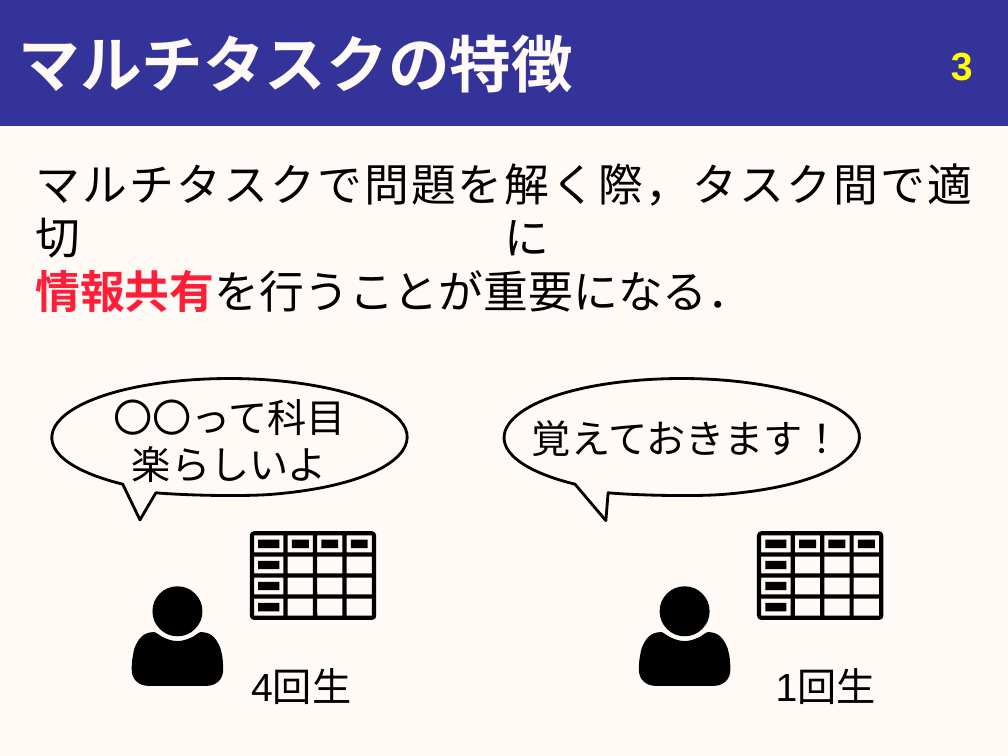
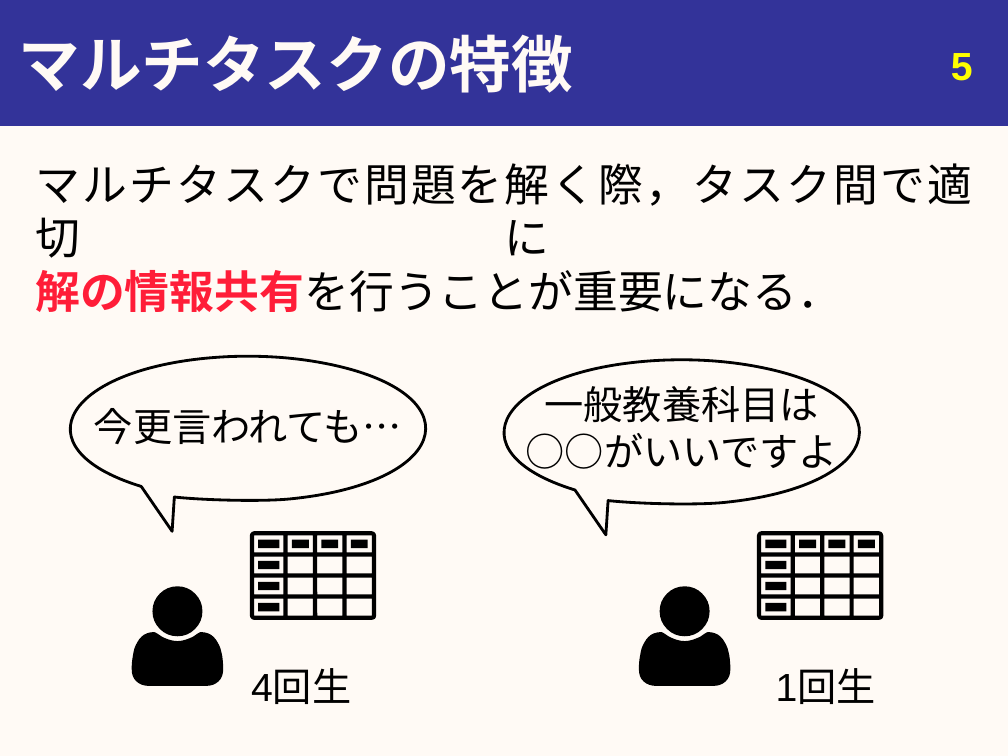
Before and after one commit to youle921/Slide-maintain, a slide deck: slide 6 of abstract/Slides/bachelor_thesis.pptx (slide 4 before the commit). Drawn at 1008x756 pixels with LibreOffice and Linux fonts; fonts in the diff are those of the drawing. Boxes give left, top, right and bottom in pixels: in the first picture for what was removed or moved away, otherwise in the second. Text is boxed around its words. In the diff, an @@ line names an element or a change of style, - is before the commit and + after.

```diff
--- a/abstract/Slides/bachelor_thesis.pptx
+++ b/abstract/Slides/bachelor_thesis.pptx
@@ page number at box(951, 53, 973, 81): text changed @@
-3
+5
@@ text at box(35, 163, 972, 312): text changed @@
-マルチタスクで問題を解く際，タスク間で適切に
-情報共有を行うことが重要になる．
+マルチタスクで問題を解く際，タスク間で適切に
+解の情報共有を行うことが重要になる．
@@ freeform shape: place and size @@
-freeform shape at box(51, 379, 407, 520)
+freeform shape at box(71, 356, 426, 531)
@@ freeform shape: place and size @@
-freeform shape at box(504, 379, 860, 521)
+freeform shape at box(504, 360, 860, 535)
@@ text at box(526, 379, 838, 477): text changed @@
-覚えておきます！
+一般教養科目は
+○○がいいですよ
@@ text added at box(94, 408, 402, 444), 28 pt, text #000000 @@
+今更言われても…
@@ text removed at box(113, 392, 346, 490) @@
-〇〇って科目
-楽らしいよ
```
Also in this commit, not shown: 14 other slides changed, 4 slides added, 2 slides removed, 9 other files.
